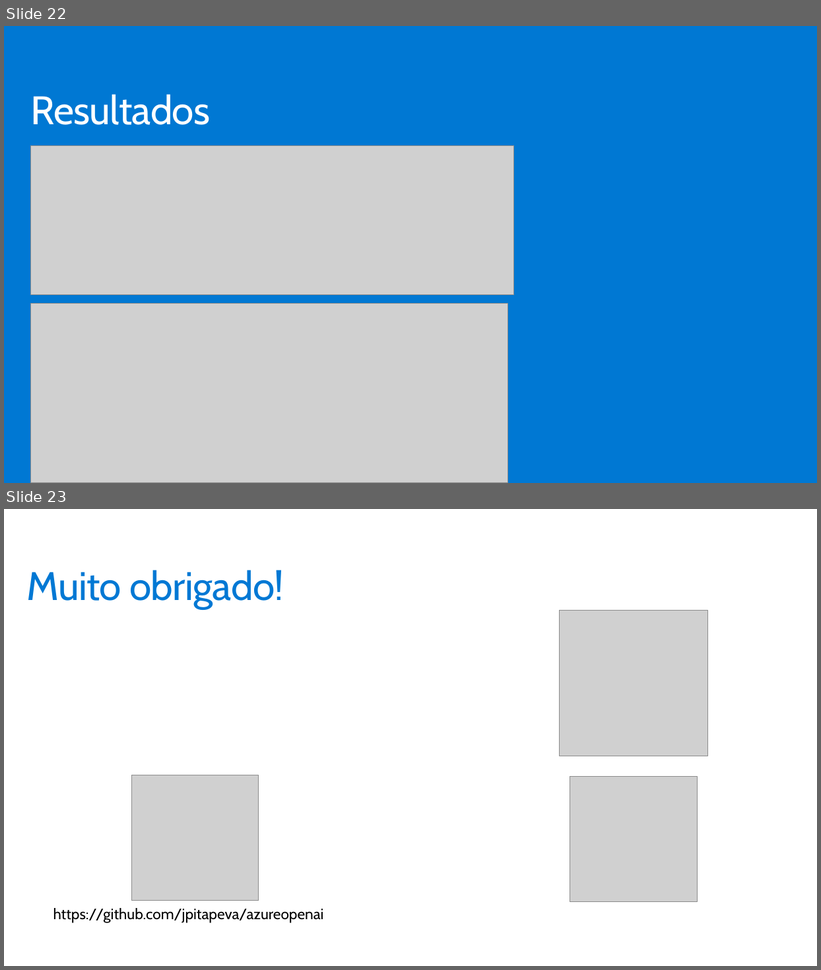
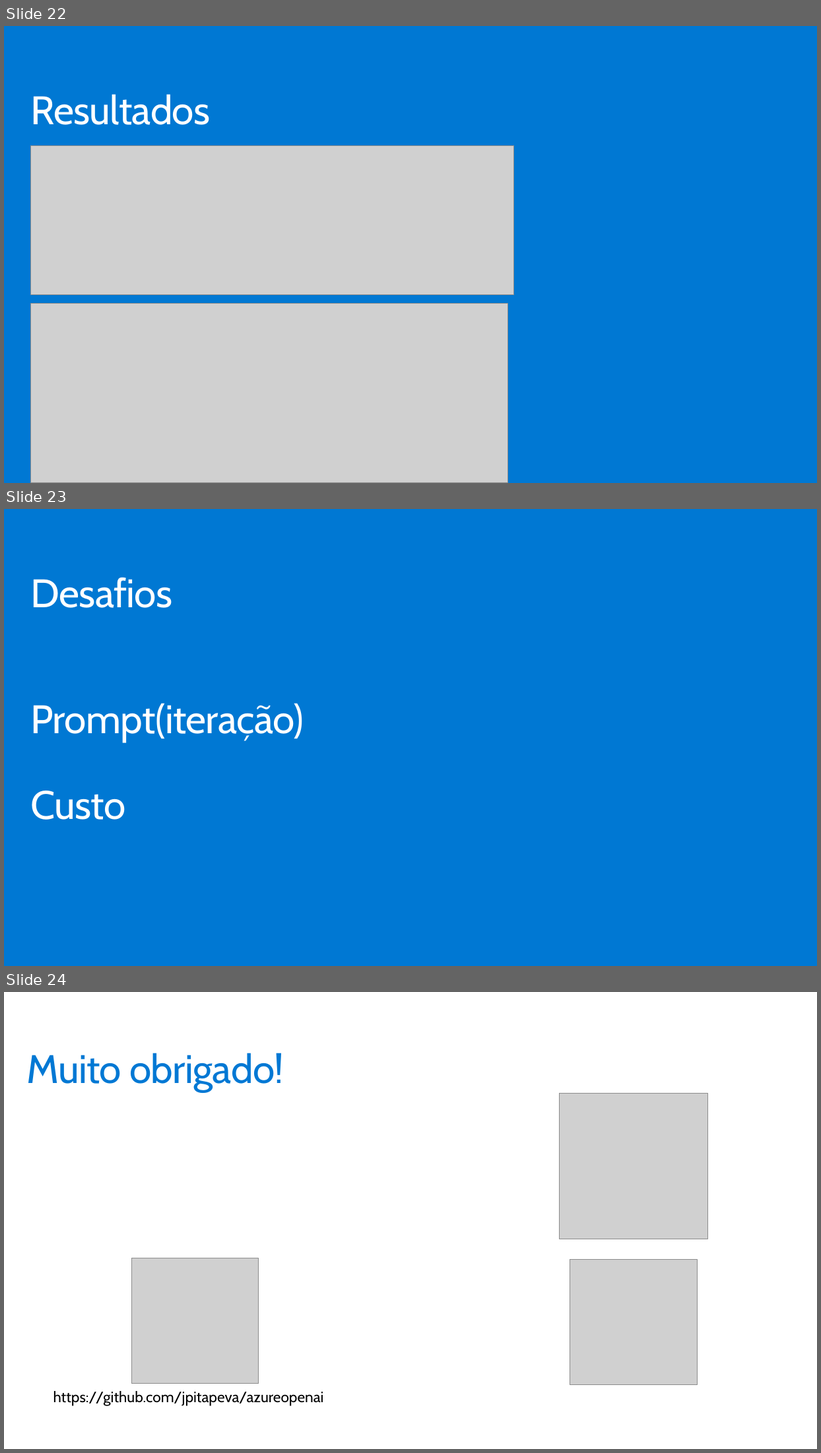
Before and after one commit to jpitapeva/azureopenai, a slide deck: AzureOpenAI.pptx. Shown one above the other, each under a label of ours: slides 22 and 23 before the commit, slides 22, 23 and 24 after it. The pictures are 821x970 and 821x1453 pixels, drawn with LibreOffice and Linux fonts; fonts in the diff are those of the drawing; grey boxes stand for pictures; background and template pictures are left out. Boxes give left, top, right and bottom in pixels: in the first picture for what was removed or moved away, otherwise in the second. Text is boxed around its words. In the diff, an @@ line names an element or a change of style, - is before the commit and + after.

```diff
--- a/AzureOpenAI.pptx
+++ b/AzureOpenAI.pptx
@@ slide 23 added at [4, 509, 817, 966], background #0078D3 @@
@@ title added at [31, 577, 173, 608], 48 pt, text #FFFFFF @@
+Desafios
@@ text added at [31, 703, 304, 820], 48 pt, text #FFFFFF @@
+Prompt(iteração)
+Custo
@@ what was slide 23 is now slide 24 @@
```
